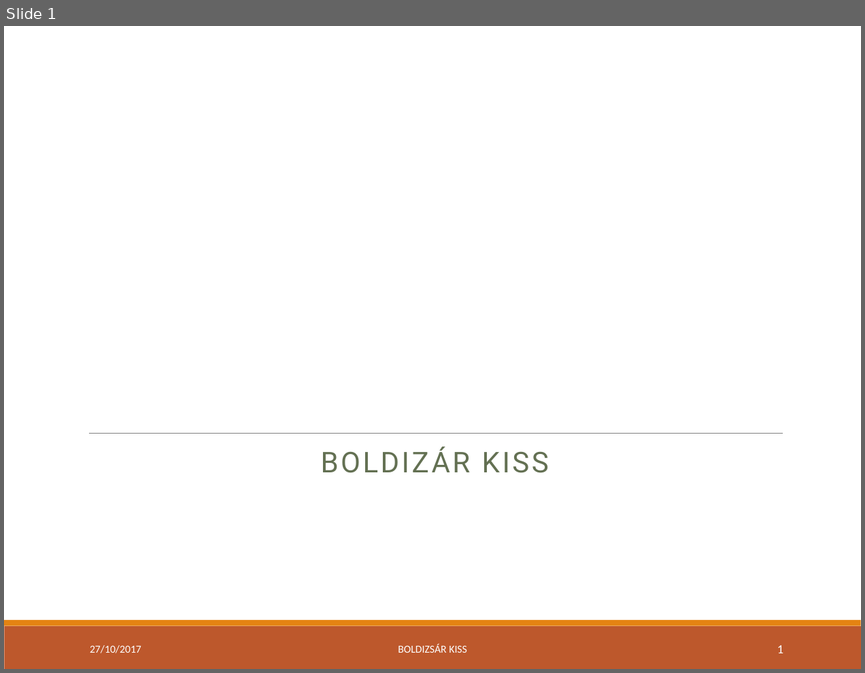
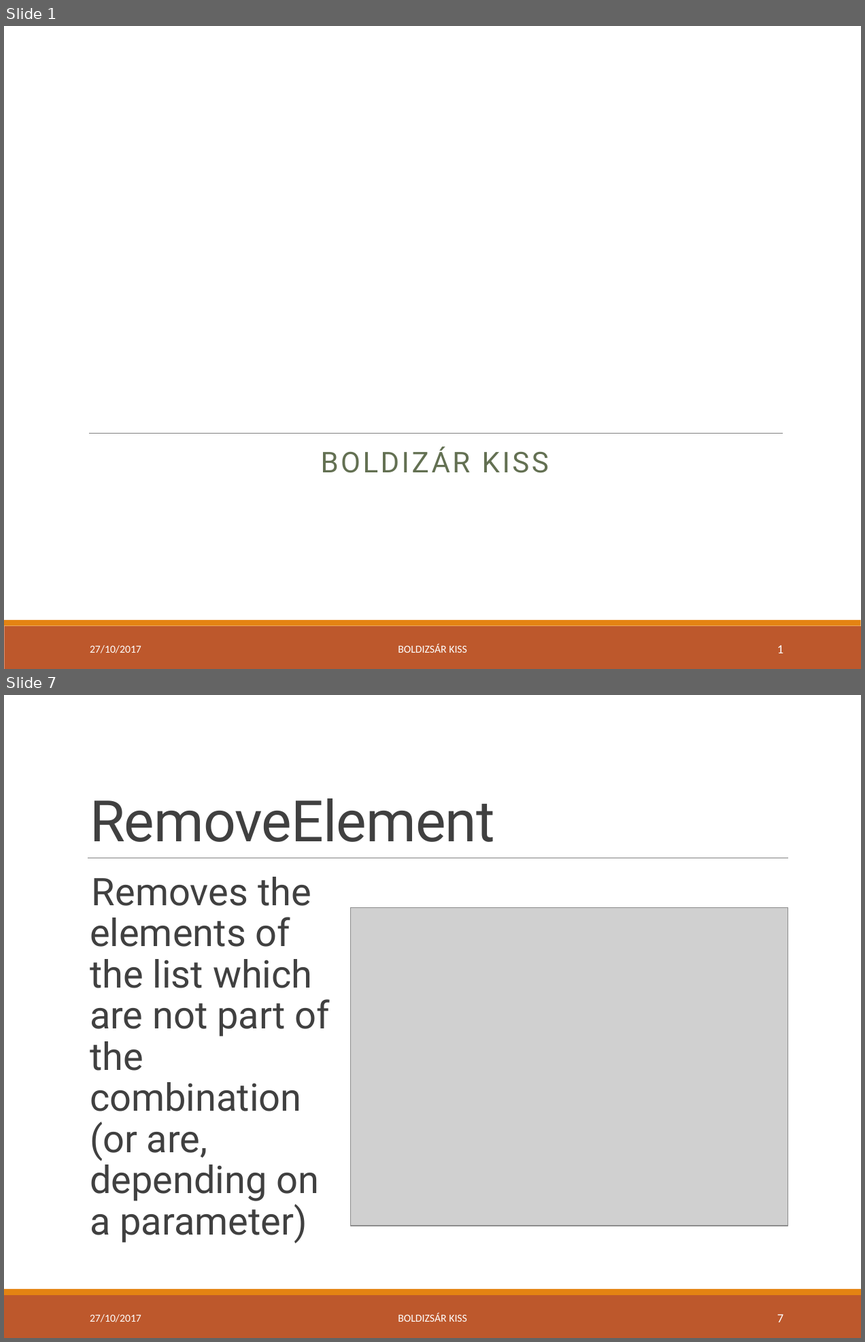
Before and after one commit to green-fox-academy/bpo106, a slide deck: week07/day04/demo/ppt-w07.pptx. Shown one above the other, each under a label of ours: slide 1 before the commit, slides 1 and 7 after it; the slides between them are not shown. The pictures are 865x673 and 865x1342 pixels, drawn with LibreOffice and Linux fonts; fonts in the diff are those of the drawing; grey boxes stand for pictures. Boxes give left, top, right and bottom in pixels: in the first picture for what was removed or moved away, otherwise in the second. Text is boxed around its words. In the diff, an @@ line names an element or a change of style, - is before the commit and + after.

Commit message:
Demo improvements (removed Lenin's picture by a Solution Explorer screenshot).

```diff
--- a/week07/day04/demo/ppt-w07.pptx
+++ b/week07/day04/demo/ppt-w07.pptx
@@ slide 7 added at [4,695,861,1338], background #FFFFFF; not listed: 2 template elements that a slide beside it also shows @@
@@ title added at [90,798,495,842], 48 pt, text #404040 @@
+RemoveElement
@@ line added from (88, 858) to (788, 858), #808080 0.5 pt @@
@@ text added at [90,877,330,1243], 32 pt, text #404040 @@
+  Removes the elements of the list which are not part of the combination (or are, depending on a parameter)
@@ picture added at [351,907,788,1225] @@
@@ text added at [90,1314,141,1322], 9 pt, text #FFFFFF @@
+27/10/2017
@@ text added at [398,1312,467,1321], 9 pt, text #FFFFFF @@
+BOLDIZSÁR KISS
@@ page number added at [777,1314,783,1322], 10.5 pt, text #FFFFFF @@
+7
```
Also in this commit, not shown: 5 slides changed, 2 other slides added.
